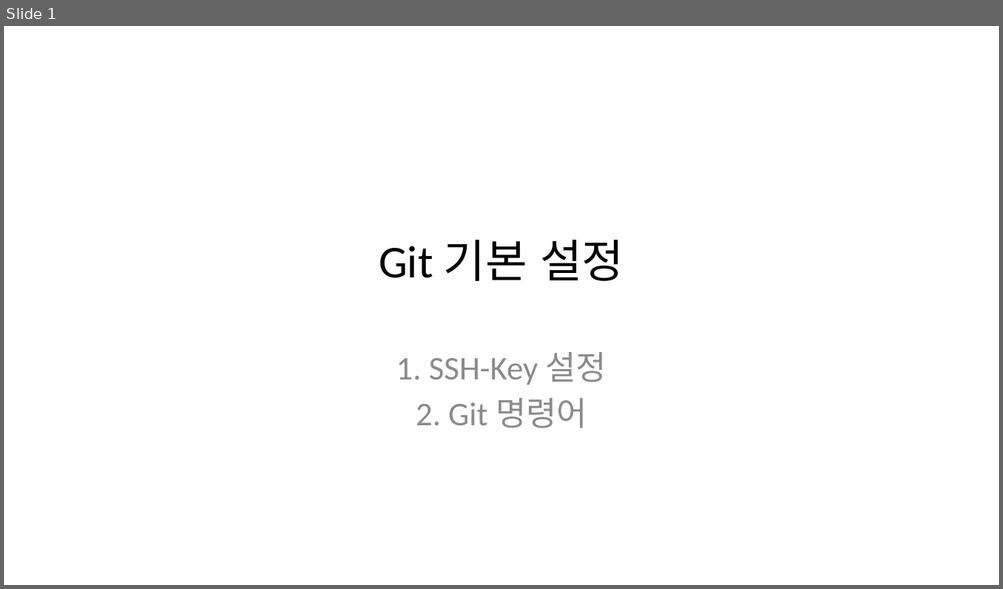
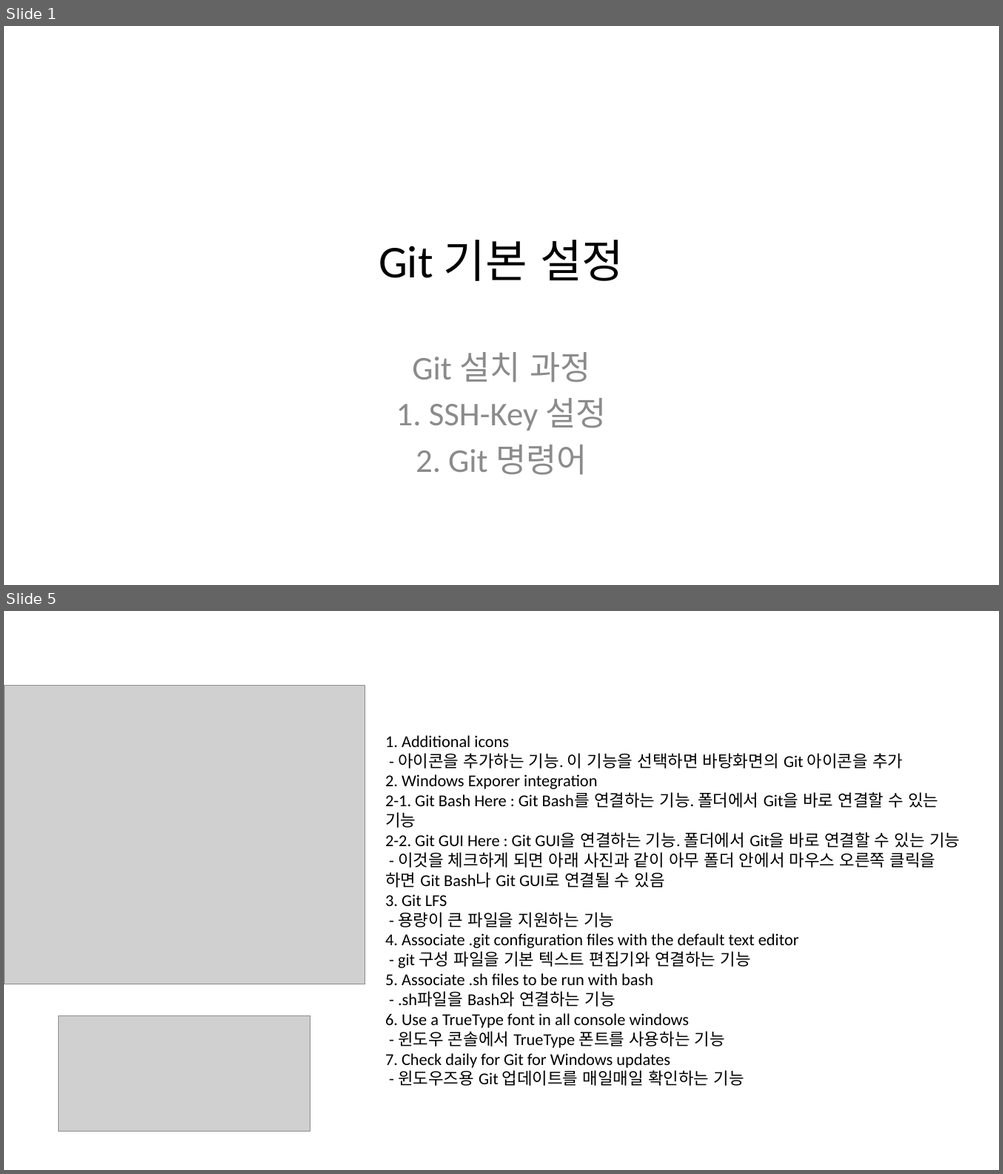
Before and after one commit to ChaeSung-Lee/DJ_InternShip, a slide deck: 2021_Summer/jp.hong/Git_Manual.pptx. Shown one above the other, each under a label of ours: slide 1 before the commit, slides 1 and 5 after it; the slides between them are not shown. The pictures are 1003x589 and 1003x1174 pixels, drawn with LibreOffice and Linux fonts; fonts in the diff are those of the drawing; grey boxes stand for pictures. Boxes give left, top, right and bottom in pixels: in the first picture for what was removed or moved away, otherwise in the second. Text is boxed around its words. In the diff, an @@ line names an element or a change of style, - is before the commit and + after.

```diff
--- a/2021_Summer/jp.hong/Git_Manual.pptx
+++ b/2021_Summer/jp.hong/Git_Manual.pptx
@@ slide 5 added at (x1=4, y1=611, x2=999, y2=1170), background #FFFFFF @@
@@ picture added at (x1=4, y1=686, x2=364, y2=985) @@
@@ text added at (x1=385, y1=735, x2=959, y2=1086), 16 pt, text #000000 @@
+1. Additional icons
+- 아이콘을 추가하는 기능. 이 기능을 선택하면 바탕화면의 Git 아이콘을 추가
+2. Windows Exporer integration
+2-1. Git Bash Here : Git Bash를 연결하는 기능. 폴더에서 Git을 바로 연결할 수 있는 기능
+2-2. Git GUI Here : Git GUI을 연결하는 기능. 폴더에서 Git을 바로 연결할 수 있는 기능
+- 이것을 체크하게 되면 아래 사진과 같이 아무 폴더 안에서 마우스 오른쪽 클릭을 하면 Git Bash나 Git GUI로 연결될 수 있음
+3. Git LFS
+- 용량이 큰 파일을 지원하는 기능
+4. Associate .git configuration files with the default text editor
+- git 구성 파일을 기본 텍스트 편집기와 연결하는 기능
+5. Associate .sh files to be run with bash
+- .sh파일을 Bash와 연결하는 기능
+6. Use a TrueType font in all console windows
+- 윈도우 콘솔에서 TrueType 폰트를 사용하는 기능
+7. Check daily for Git for Windows updates
+- 윈도우즈용 Git 업데이트를 매일매일 확인하는 기능
@@ picture added at (x1=59, y1=1016, x2=309, y2=1132) @@
@@ slide 1 changed as well @@
@@ subtitle at (x1=412, y1=352, x2=590, y2=383): paragraph added @@
+Git 설치 과정
```
Also in this commit, not shown: 4 other slides changed, 13 other slides added, 3 other files.
